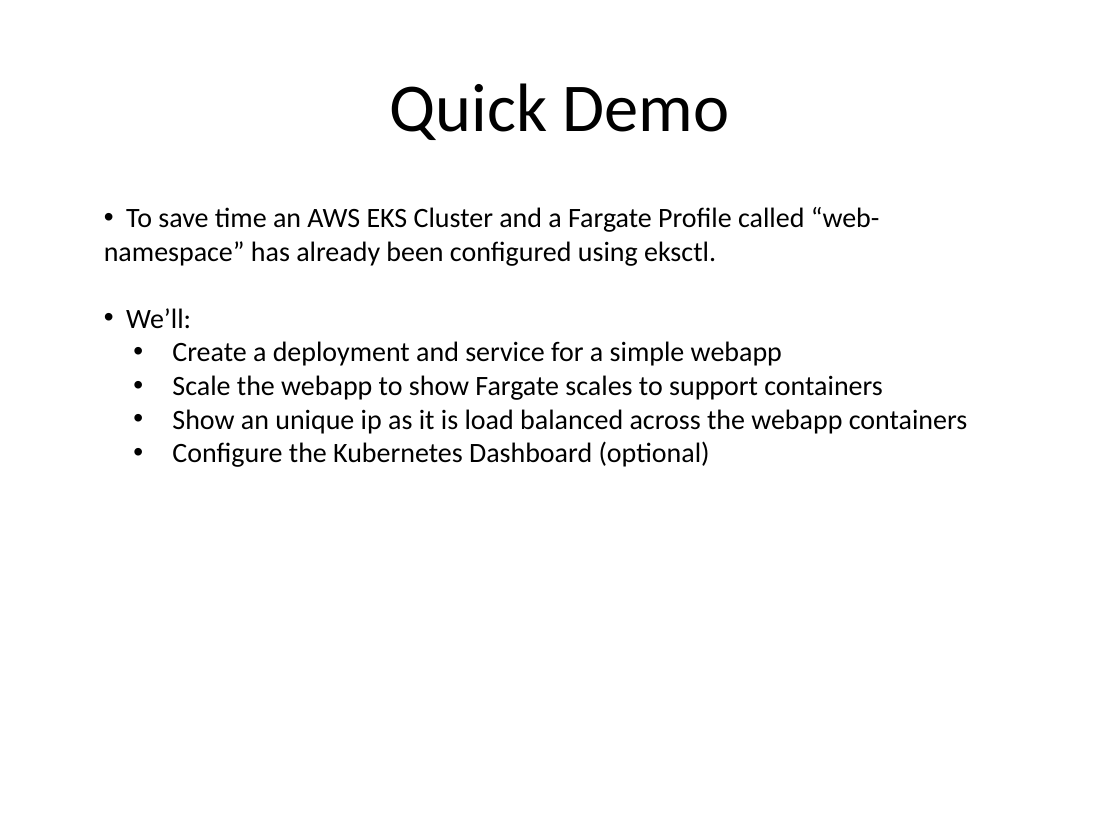
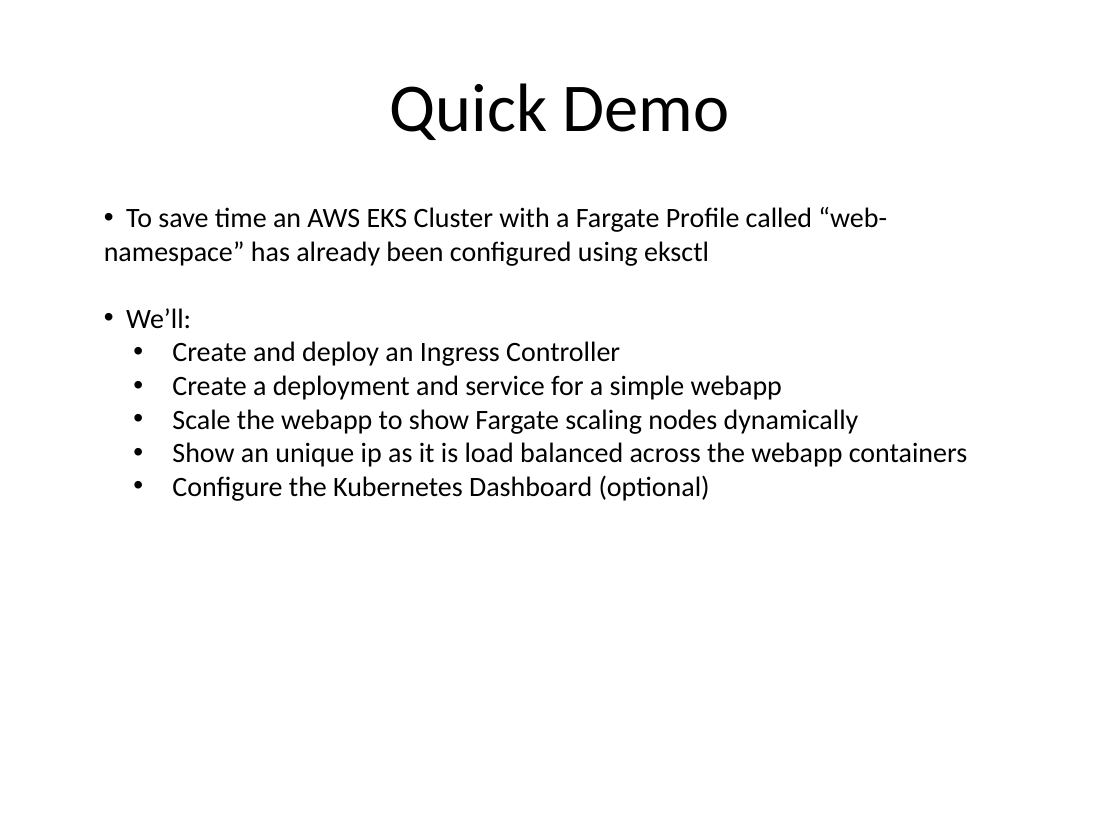
Before and after one commit to kskalvar/aws-eks-cluster-fargate-quickstart, a slide deck: slide 9 of slides/AWS-EKS-Cluster-Fargate-Quickstart.pptx (slide 8 before the commit). Drawn at 1120x840 pixels with LibreOffice and Linux fonts; fonts in the diff are those of the drawing; background and template pictures are left out. Boxes give left, top, right and bottom in pixels: in the first picture for what was removed or moved away, otherwise in the second. Text is boxed around its words. In the diff, an @@ line names an element or a change of style, - is before the commit and + after.

```diff
--- a/slides/AWS-EKS-Cluster-Fargate-Quickstart.pptx
+++ b/slides/AWS-EKS-Cluster-Fargate-Quickstart.pptx
@@ text at [104, 207, 887, 266]: text changed @@
-• To save time an AWS EKS Cluster and a Fargate Profile called “web-namespace” has already been configured using eksctl.
+• To save time an AWS EKS Cluster with a Fargate Profile called “web-namespace” has already been configured using eksctl
@@ text at [172, 341, 620, 366]: paragraph added @@
+  • Create and deploy an Ingress Controller
@@ text at [172, 409, 859, 434]: text changed @@
-  • Scale the webapp to show Fargate scales to support containers
+  • Scale the webapp to show Fargate scaling nodes dynamically
```
Also in this commit, not shown: 5 other slides changed, 1 slide added.
